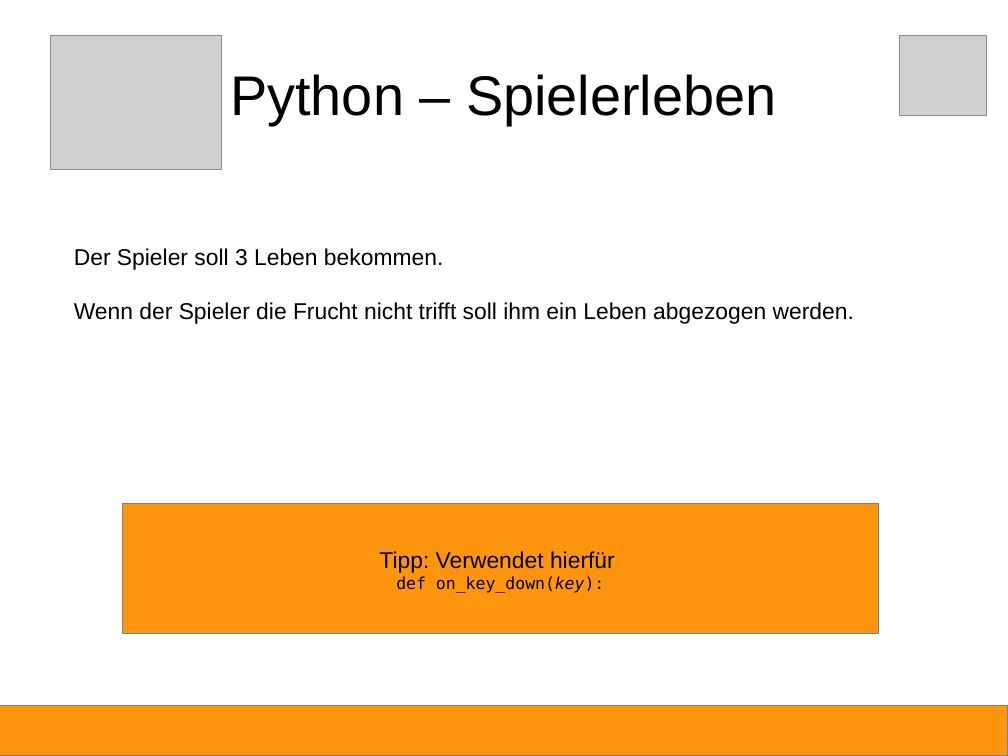
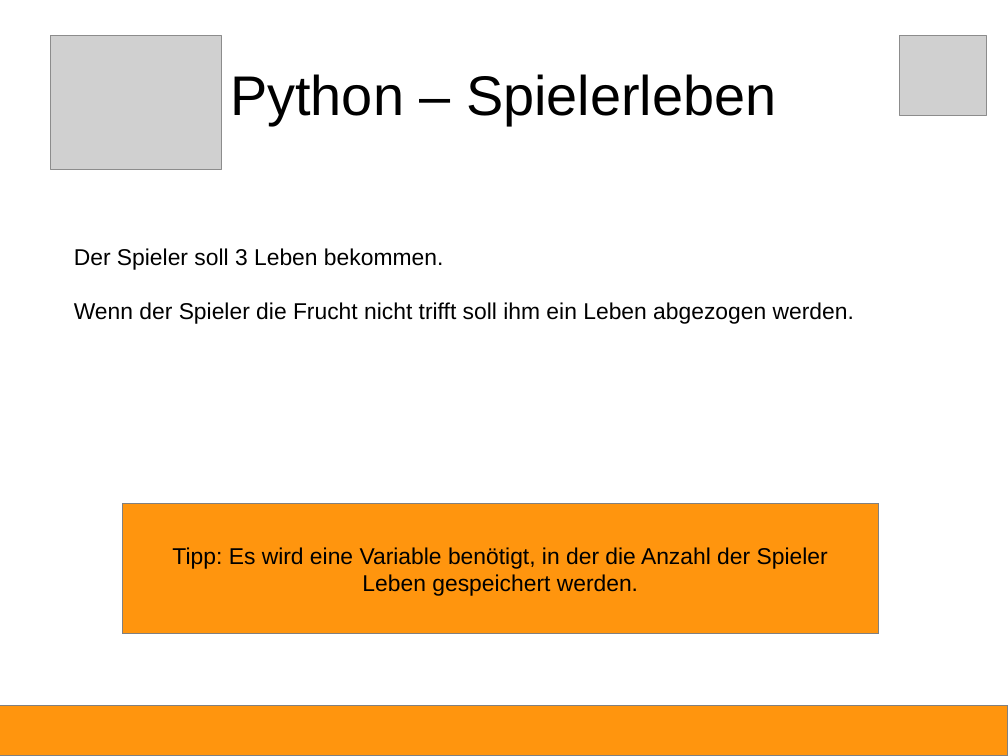
Before and after one commit to Devoxx4KidsDE/python-games, a slide deck: slide 25 of fruchthuhn/Python-Anleitung.odp. Drawn at 1008x756 pixels with LibreOffice and Linux fonts; fonts in the diff are those of the drawing; grey boxes stand for pictures. Boxes give left, top, right and bottom in pixels: in the first picture for what was removed or moved away, otherwise in the second. Text is boxed around its words. In the diff, an @@ line names an element or a change of style, - is before the commit and + after.

```diff
--- a/fruchthuhn/Python-Anleitung.odp
+++ b/fruchthuhn/Python-Anleitung.odp
@@ text in rectangle at [172,547,828,596]: text changed @@
-Tipp: Verwendet hierfür
-def on_key_down(key):
+Tipp: Es wird eine Variable benötigt, in der die Anzahl der Spieler
+Leben gespeichert werden.
```
Also in this commit, not shown: 11 slides added, 1 slide removed, 2 other files.
